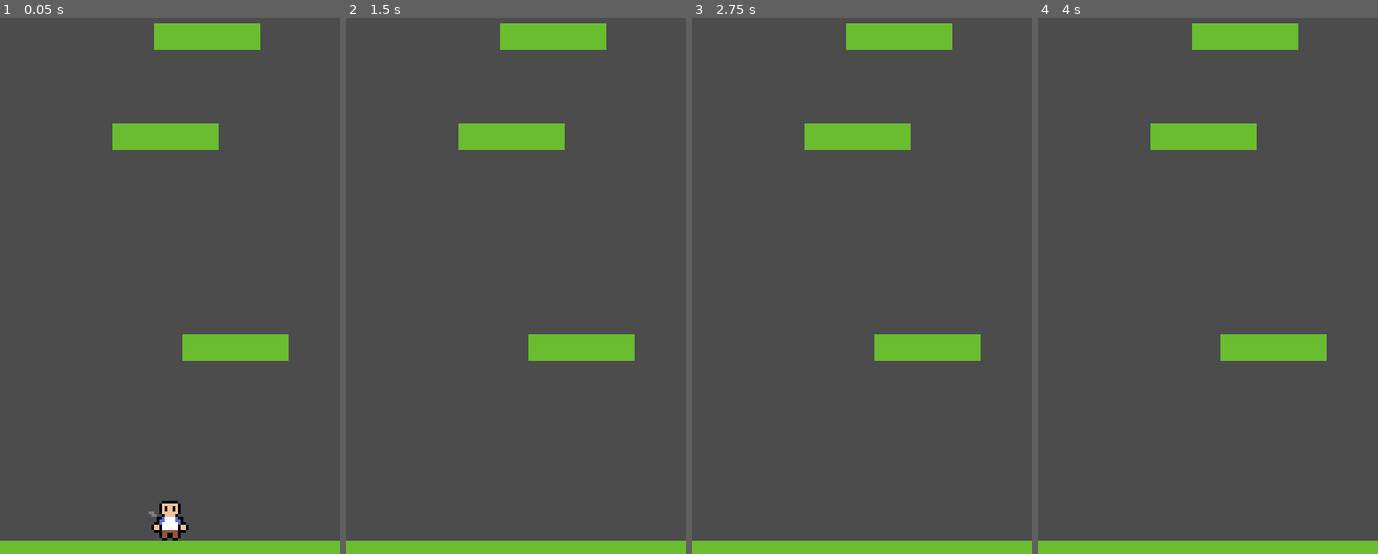
Above: before the commit, frames 1-4 (left to right).
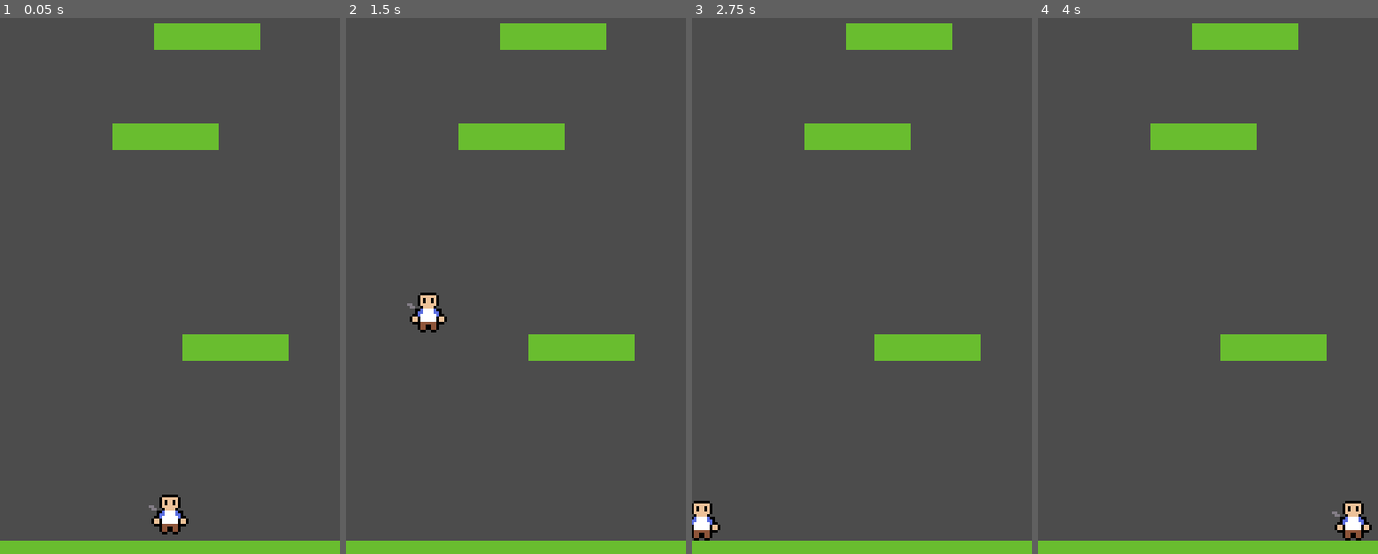
Above: after the commit, the same moments.

Repository: gmatiukhin/joodle-dump
Game: Godot game, scene res://Game.tscn
The game is run twice, just before and just after one commit, with the same random seed, the same clock (stepped at 60 frames per second) and the same inputs.
Inputs:
- Up to frame 1 (0.05 s): no input
- Up to frame 2 (1.5 s): tap Enter at 0.5 s; hold W (jump) 0.53-1.28 s; hold D (move_right) from 0.53 s (still down); tap S (duck) at 0.6 s; tap W (jump) at 1.35 s
- Up to frame 3 (2.75 s): tap W (jump) at 1.52, 1.82 s; tap S (duck) at 1.55, 2.1 s; release D (move_right) at 2.03 s; hold A (move_left) from 2.03 s (still down); hold W (jump) from 2.03 s (still down)
- Up to frame 4 (4 s): release A (move_left) at 2.78 s; release W (jump) at 2.78 s; hold D (move_right) from 2.78 s (still down); tap S (duck) at 2.85 s; tap W (jump) at 3.02, 3.32 s; hold W (jump) from 3.53 s (still down)

The runs differ from the first frame. In frame 1, 0.5% of the frame differs, in the area x 43-56%, y 88-98%; in frame 2, 0.5%, in the area x 17-30%, y 51-59%; in frame 3, 0.5%; in frame 4, 0.5%.

Commit message:
Better player controls

Diff:
--- a/Player.gd
+++ b/Player.gd
@@ -1,35 +1,48 @@
 extends KinematicBody2D
 
-export var g = 100
-export var jump_speed = 200
-export var duck_speed = 100
-export var movement_speed = 100
+const WALK_SPEED = 100
+const WALK_MAX_SPEED = 200
 
-var charge = 0
-export var charge_speed = 1
+const JUMP_SPEED = 200
+const JUMP_DECELERATION = 1.1
+const FALL_ACCELERATION = 5
 
+const CHARGE_MODIFIER = 1.03
+# Stores charge between frames
+var charge = 1
 
+const DUCK_SPEED = 100
 
-# Called when the node enters the scene tree for the first time.
-func _ready():
-	pass # Replace with function body.
+var velocity = Vector2()
 
+onready var gravity = ProjectSettings.get_setting("physics/2d/default_gravity")
 
-# Called every frame. 'delta' is the elapsed time since the previous frame.
 func _physics_process(delta):
-	var velocity = Vector2.ZERO
-	velocity.y += g
+	# Horizontal movement code. First, get the player's input.
+	var walk = WALK_SPEED * (Input.get_action_strength("move_right") - Input.get_action_strength("move_left"))
+	# Slow down the player if they're not trying to move.
+	position.x += walk * delta
+
+	# Jumping and ducking controls
 	if is_on_floor():
+		print(charge)
 		if Input.is_action_pressed("jump"):
-			charge += charge_speed
+			charge *= CHARGE_MODIFIER
+			charge = clamp(charge, 1, 4)
 		if Input.is_action_just_released("jump"):
-			velocity.y -= jump_speed * charge
-			charge = 0
-	if Input.is_action_just_pressed("duck"):
-		velocity.y += duck_speed
-	if Input.is_action_pressed("move_left"):
-		velocity.x -= movement_speed
-	if Input.is_action_pressed("move_right"):
-		velocity.x += movement_speed
+			velocity.y = -JUMP_SPEED * charge
+			charge = 1
+	else:
+		if Input.is_action_just_pressed("duck"):
+			velocity.y += DUCK_SPEED
 
-	move_and_slide(velocity, Vector2.UP)
+	# Vertical acceleration/deceleration code. Apply gravity.
+	if velocity.y < 0: # Juming
+		# Start jump at full speed but slow down in the air
+		velocity.y /= JUMP_DECELERATION
+	velocity.y += gravity * FALL_ACCELERATION * delta
+
+	# Move based on the velocity and snap to the ground.
+	velocity = move_and_slide_with_snap(velocity, Vector2.DOWN, Vector2.UP)
+	# Wrap x position
+	position.x = wrapf(position.x, 0, get_viewport_rect().size.x)
--- a/project.godot
+++ b/project.godot
@@ -18,7 +18,7 @@
 
 window/size/width=128
 window/size/height=256
-window/size/resizable=false
+window/handheld/orientation="portrait"
 window/stretch/mode="2d"
 window/stretch/aspect="keep"
 
